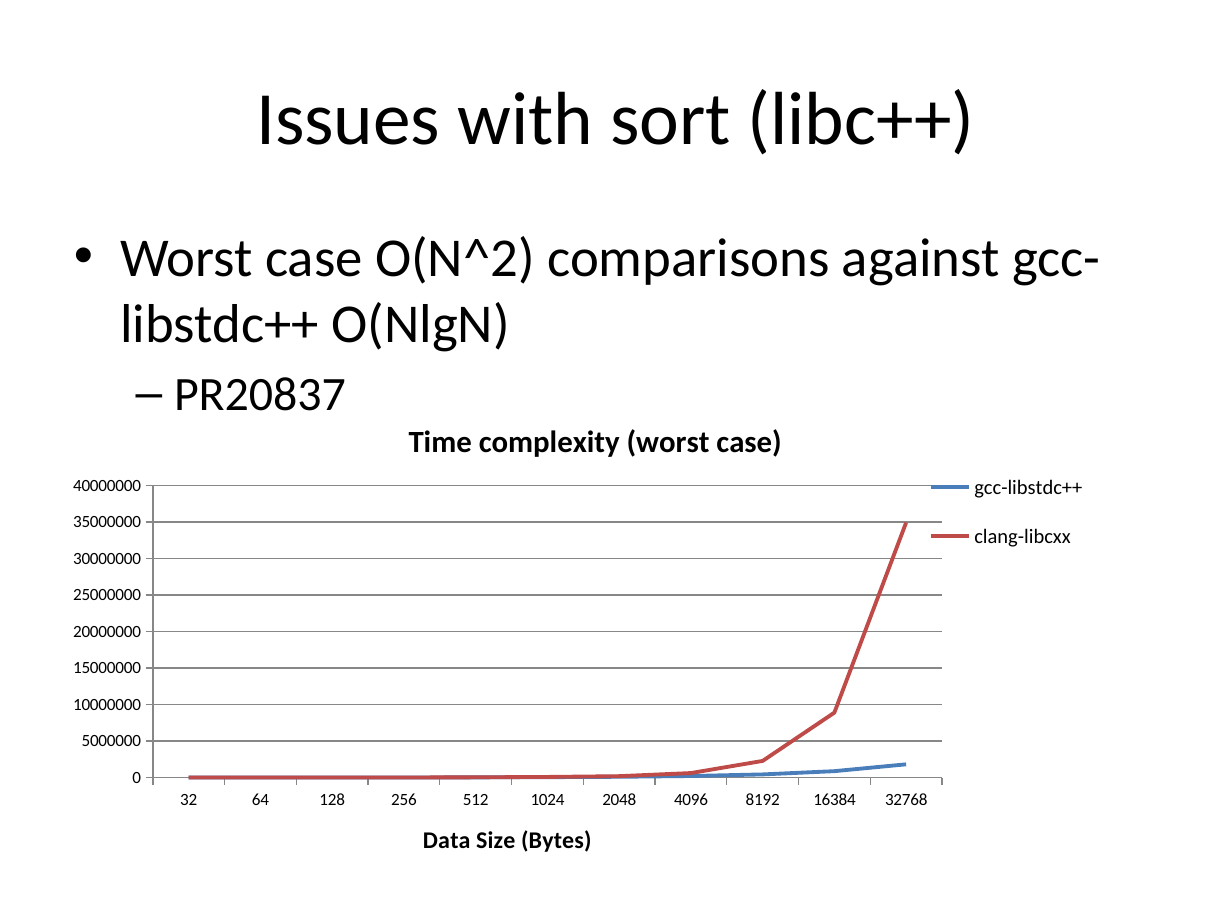
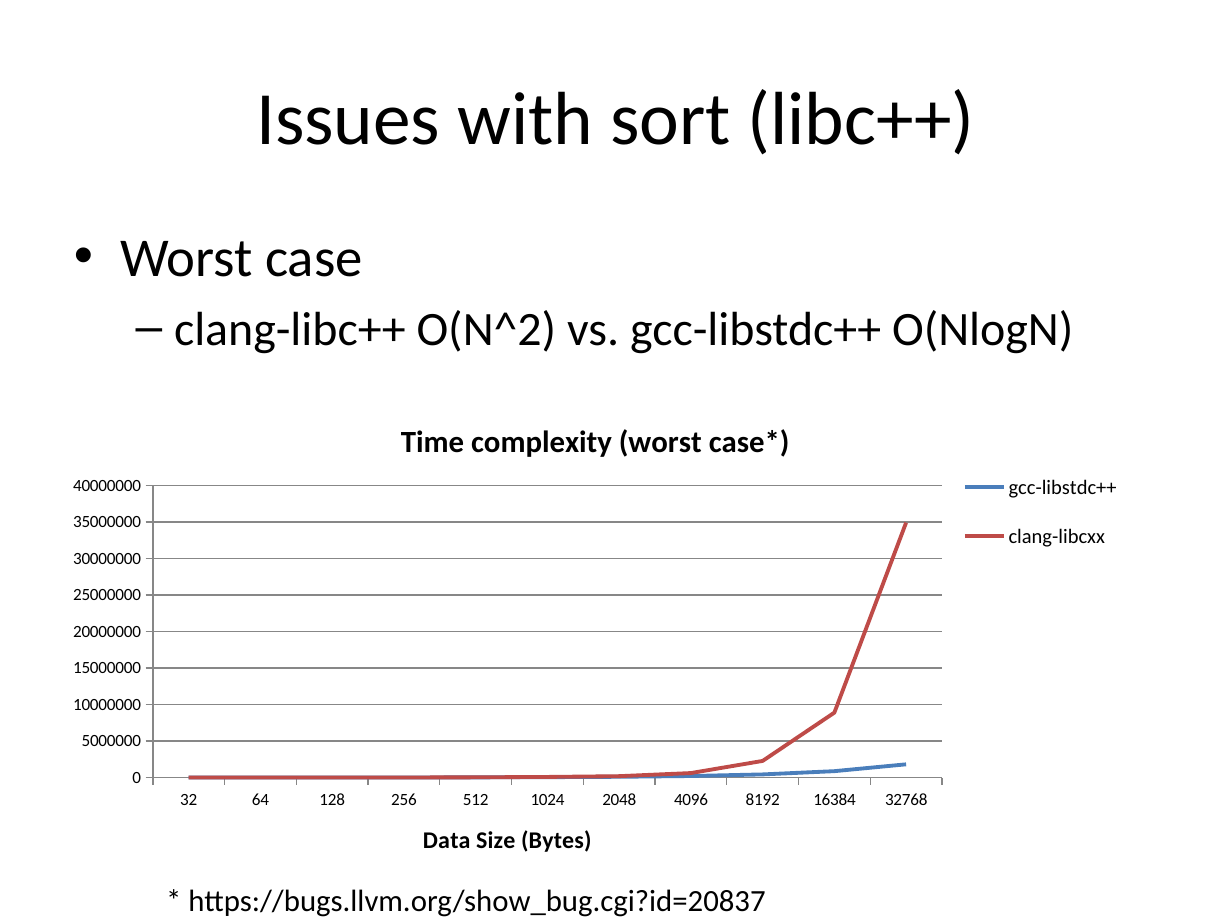
Before and after one commit to hiraditya/std-benchmark, a slide deck: slide 13 of docs/slides/slide-cppnow.pptx. Drawn at 1232x924 pixels with LibreOffice and Linux fonts; fonts in the diff are those of the drawing. Boxes give left, top, right and bottom in pixels: in the first picture for what was removed or moved away, otherwise in the second. Text is boxed around its words. In the diff, an @@ line names an element or a change of style, - is before the commit and + after.

```diff
--- a/docs/slides/slide-cppnow.pptx
+++ b/docs/slides/slide-cppnow.pptx
@@ text at box(120, 241, 1073, 354): text changed; size 32 to 28 pt @@
-• Worst case O(N^2) comparisons against gcc-libstdc++ O(NlgN)
-  – PR20837
+• Worst case
+  – clang-libc++ O(N^2) vs. gcc-libstdc++ O(NlogN)
@@ line chart at box(52, 400, 1140, 883) @@
@@ title "Time complexity (worst case)" to "Time complexity (worst case*)" @@
@@ text added at box(188, 889, 765, 917), 18 pt, text #000000 @@
+  * https://bugs.llvm.org/show_bug.cgi?id=20837
```
Also in this commit, not shown: 19 other slides changed, 3 slides removed, 1 other file.
